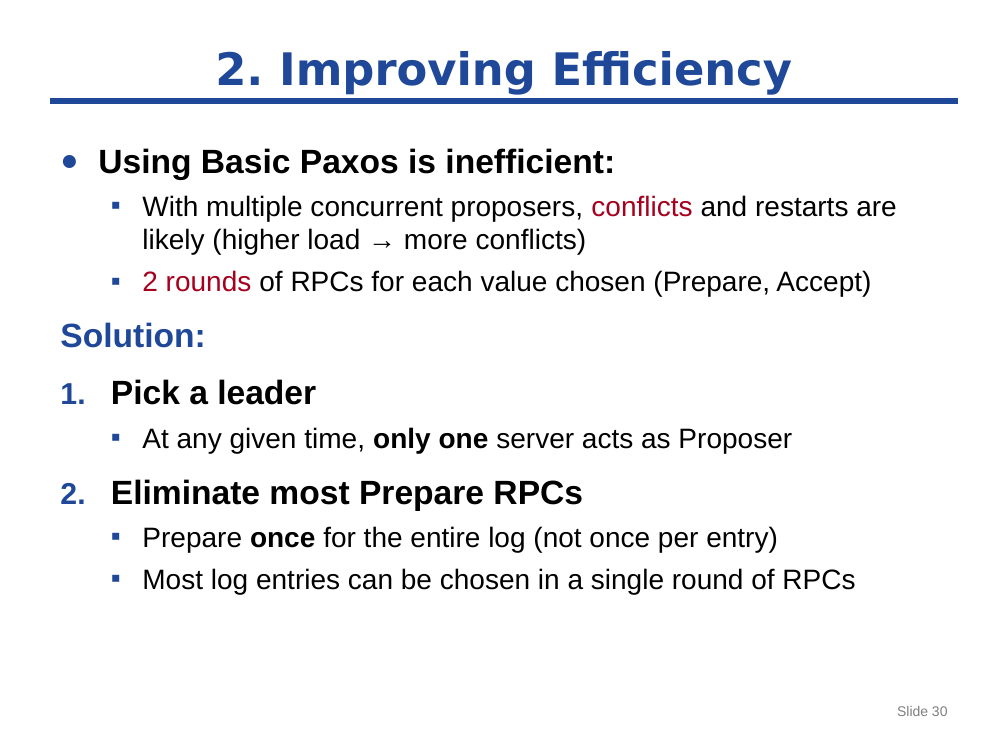
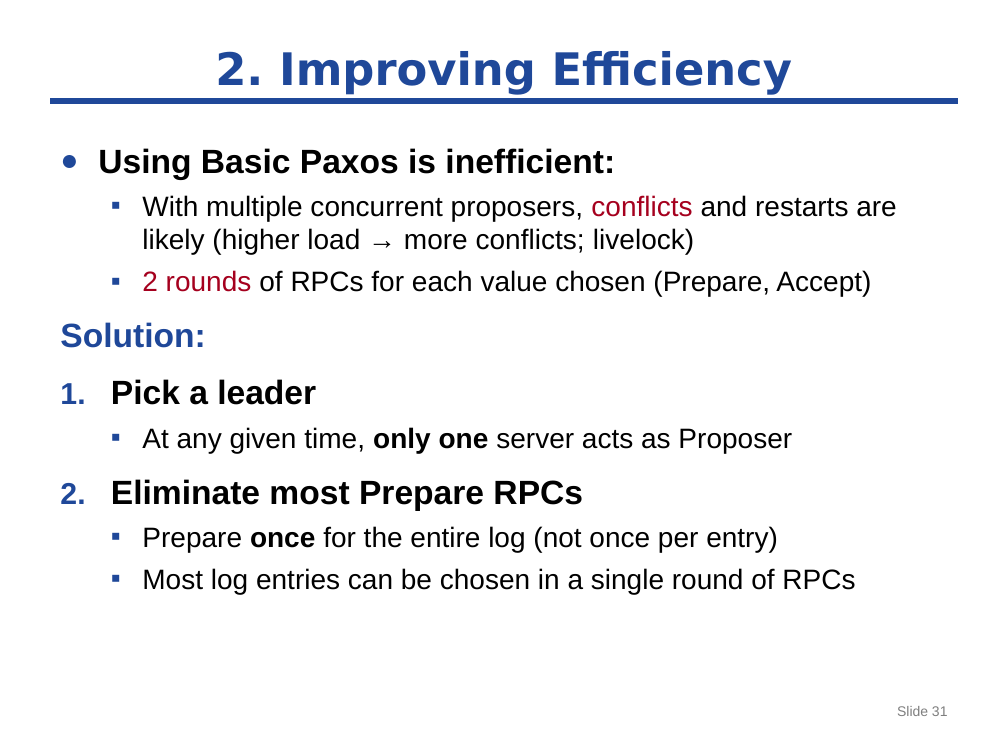
Before and after one commit to byshen/cse291_dependable_system, a slide deck: slide 31 of paxos/paxos-291.pptx (slide 30 before the commit). Drawn at 1008x756 pixels with LibreOffice and Linux fonts; fonts in the diff are those of the drawing. Boxes give left, top, right and bottom in pixels: in the first picture for what was removed or moved away, otherwise in the second. Text is boxed around its words. In the diff, an @@ line names an element or a change of style, - is before the commit and + after.

```diff
--- a/paxos/paxos-291.pptx
+++ b/paxos/paxos-291.pptx
@@ text at (142, 195, 896, 254): text changed @@
-  ▪ With multiple concurrent proposers, conflicts and restarts are likely (higher load → more conflicts)
+  ▪ With multiple concurrent proposers, conflicts and restarts are likely (higher load → more conflicts; livelock)
@@ page number at (897, 706, 948, 716): text changed @@
-Slide 30
+Slide 31
```
Also in this commit, not shown: 7 other slides changed, 5 slides added.
